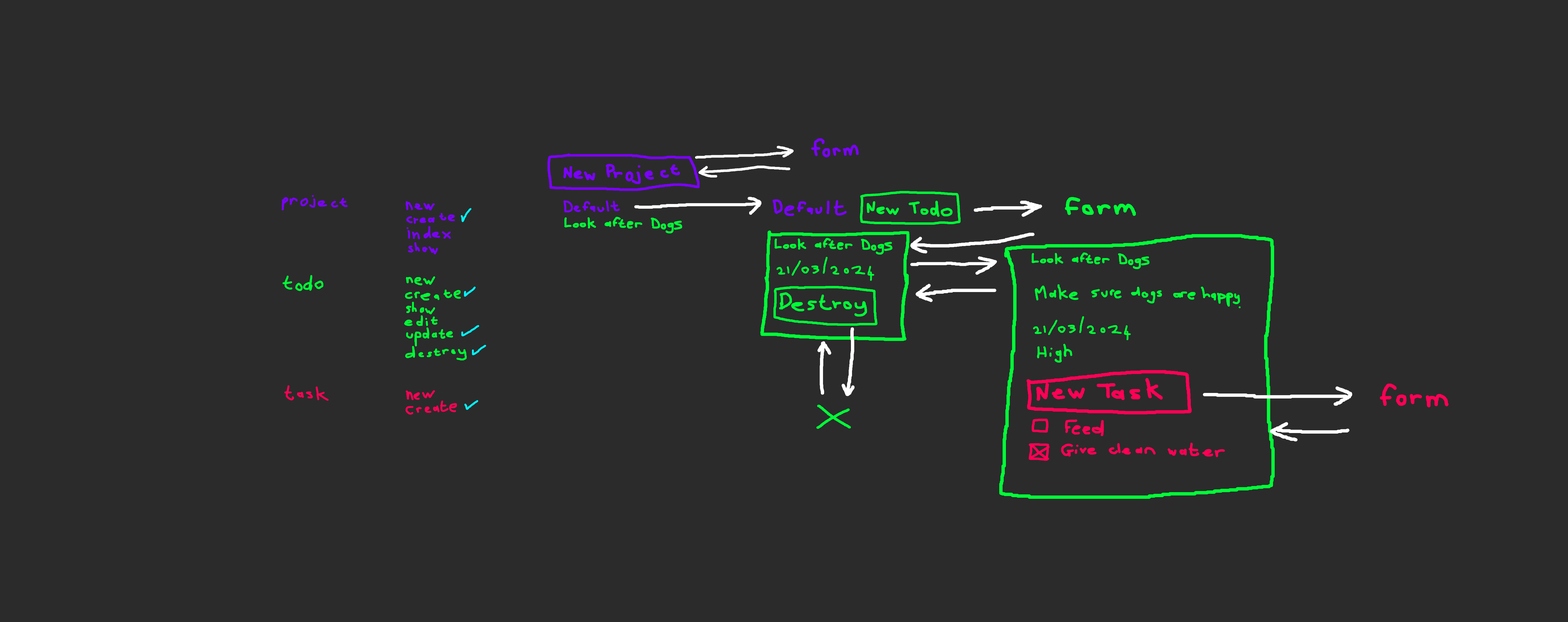
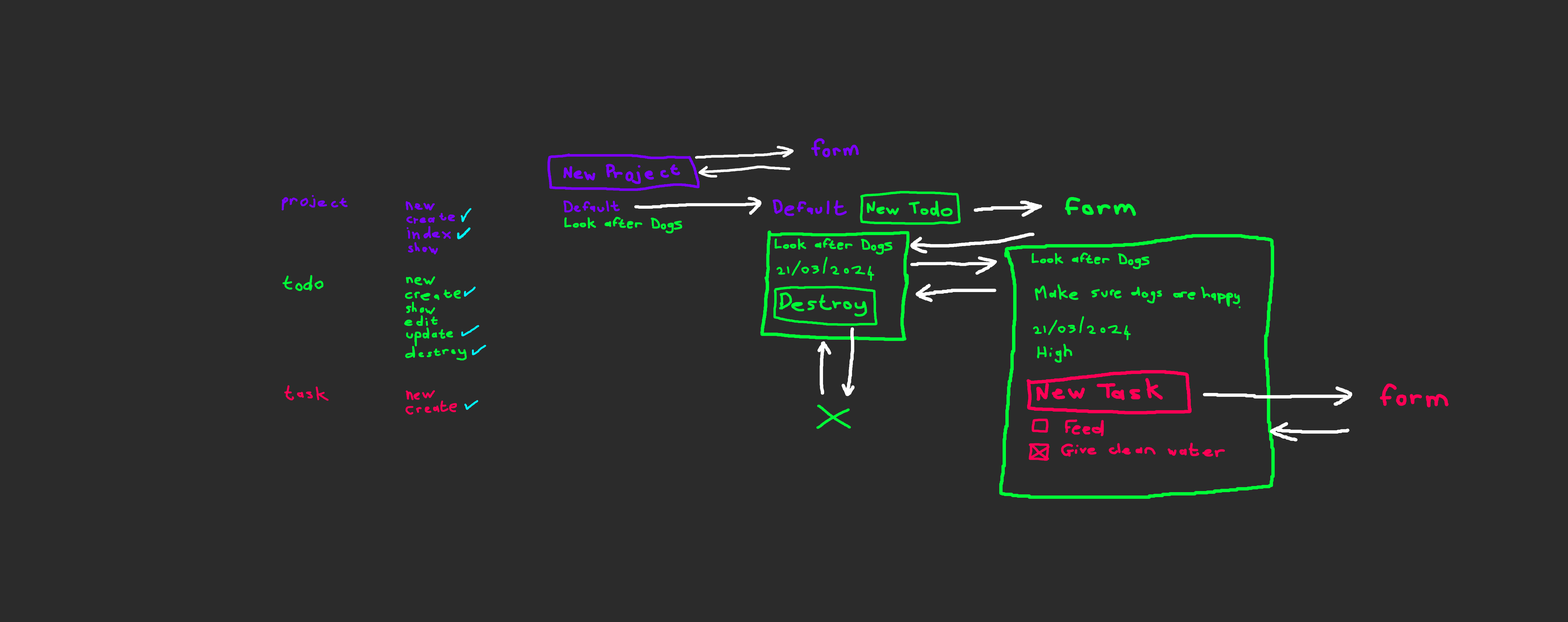
Layered file, before and after one edit (1568x622). Changes by layer:
painted on "Paint Layer 2" over [456, 227, 471, 240]
painted on "Paint Layer 1" over [456, 227, 471, 240]
